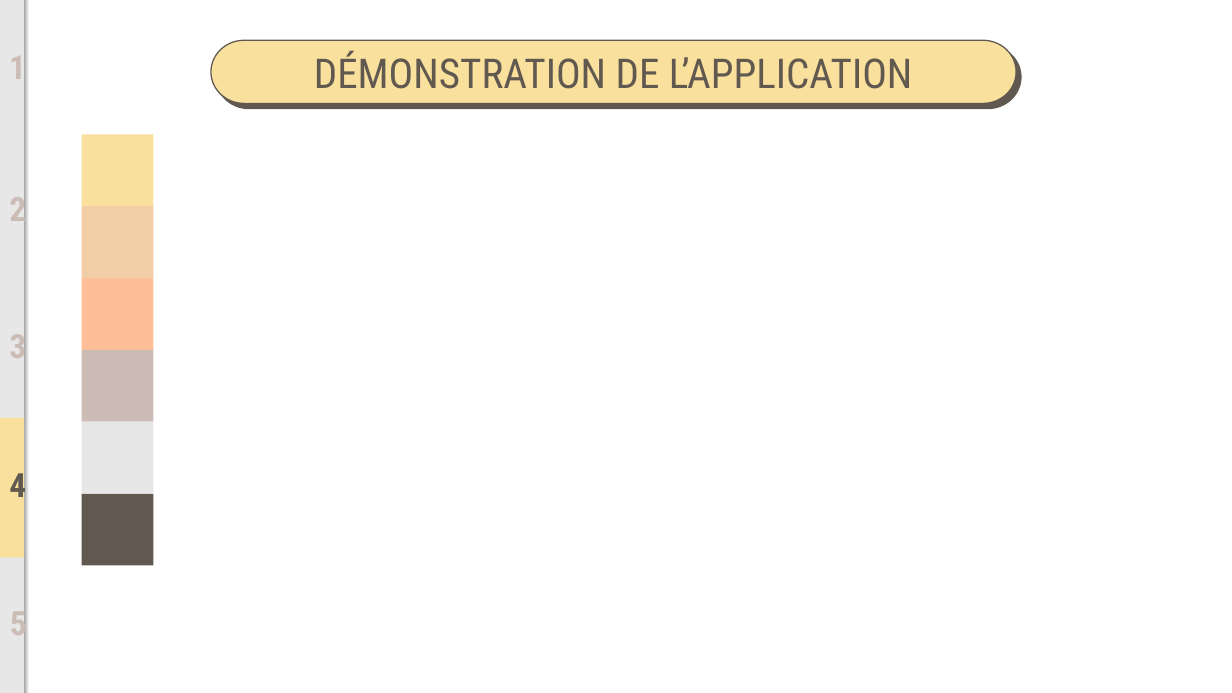
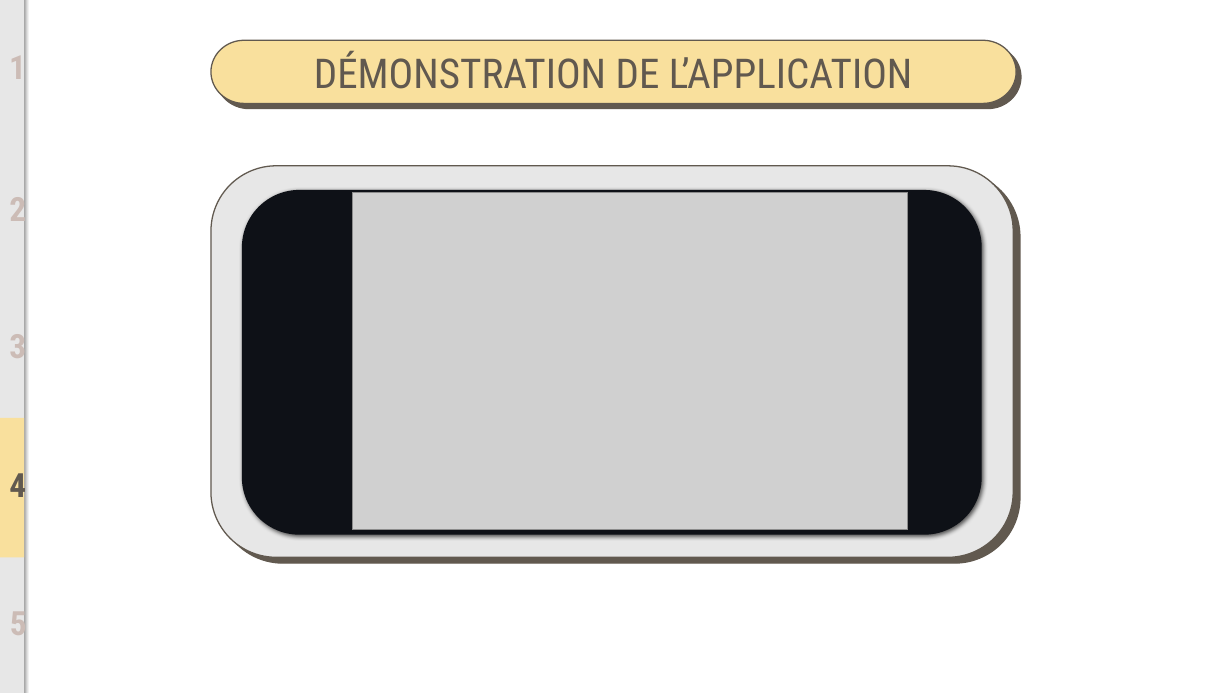
Before and after one commit to BiGHeaDMaX/Identifier-Races-Chiens-avec-TensorFlow, a slide deck: slide 24 of 05 - Présentation.pptx (slide 22 before the commit). Drawn at 1232x693 pixels with LibreOffice and Linux fonts; fonts in the diff are those of the drawing; grey boxes stand for pictures. Boxes give left, top, right and bottom in pixels: in the first picture for what was removed or moved away, otherwise in the second. Text is boxed around its words. In the diff, an @@ line names an element or a change of style, - is before the commit and + after.

```diff
--- a/05 - Présentation.pptx
+++ b/05 - Présentation.pptx
@@ rounded rectangle added at box(211, 165, 1013, 557), fill #E7E7E7, outline #61594F 1 pt @@
@@ rounded rectangle added at box(218, 172, 1020, 564), fill #61594F, outline #61594F 1 pt @@
@@ rounded rectangle added at box(242, 190, 982, 535), fill #0E1117 @@
@@ picture added at box(352, 192, 908, 530) @@
@@ group removed at box(81, 134, 153, 566): 6 rectangles @@
```
Also in this commit, not shown: 11 other slides changed, 4 slides added, 2 slides removed.
